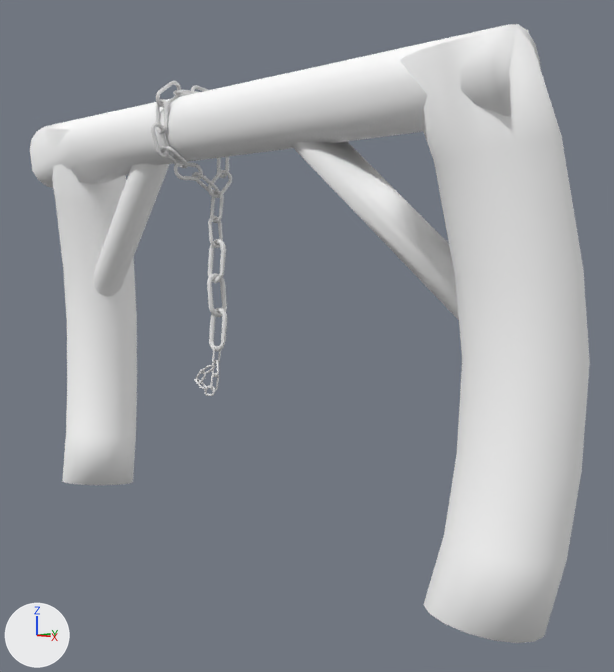
Two versions of the Blender file blender/chains.blend, one commit apart.
Camera for both pictures: a 50 mm lens placed at (11.97, -9.34, 5.45), pointed at (0.82, 1.67, 3.96). The axes (+X, +Y, +Z) are drawn at lower left. The lights are the same throughout.
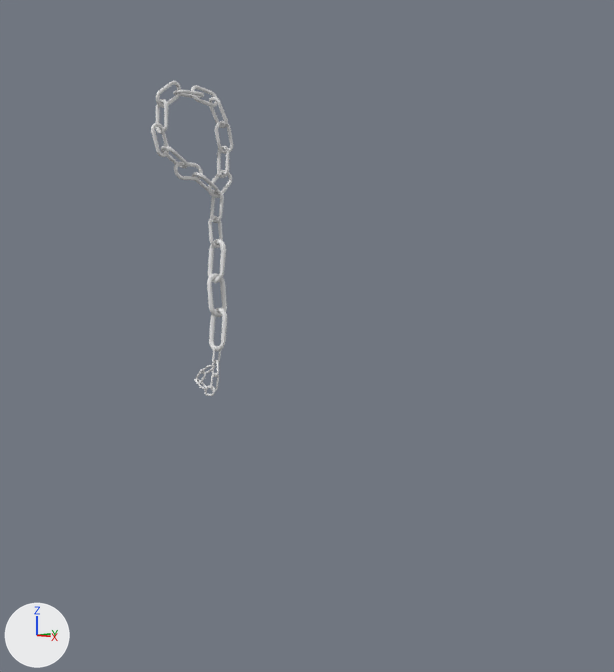
The change, as a diff of the scene's bpy script:
```diff
--- a/blender/chains.blend.py
+++ b/blender/chains.blend.py
@@ ob_cylinder_001 @@
-ob_cylinder_001 = bpy.data.objects.new('Cylinder.001', me_cylinder_000)
-ob_cylinder_001.location = (-3.62, 0.75, 5.98)
-ob_cylinder_001.rotation_euler = (0.253, 0.816, 0.159)  # degrees (14, 47, 9.1)
-ob_cylinder_001.scale = (0.342, 0.342, 1.98)
```

Changed parts and their boxes [x1, y1, x2, y2] in the pictures (614 x 672 px):
'Cylinder.001', deleted
    before: [30, 24, 590, 643]
